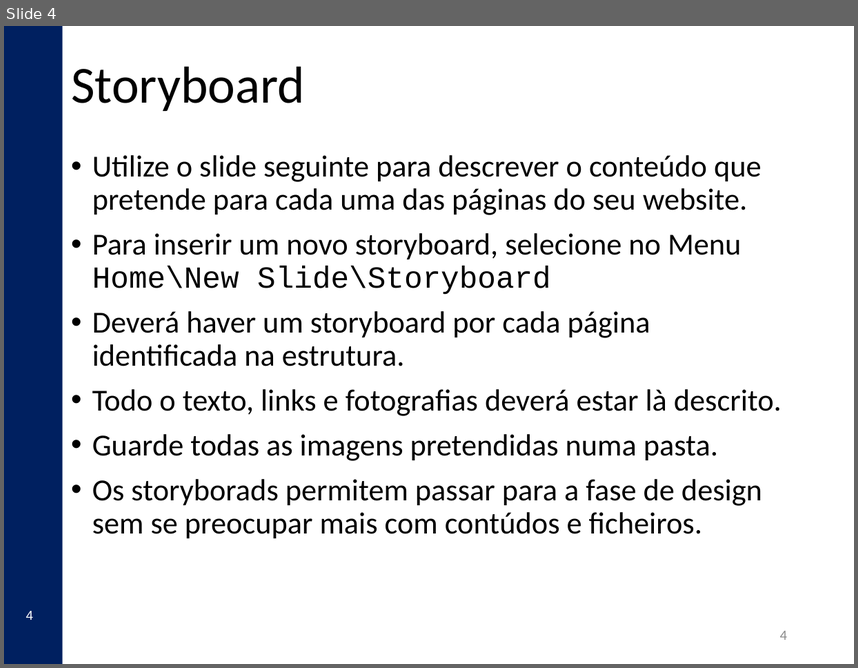
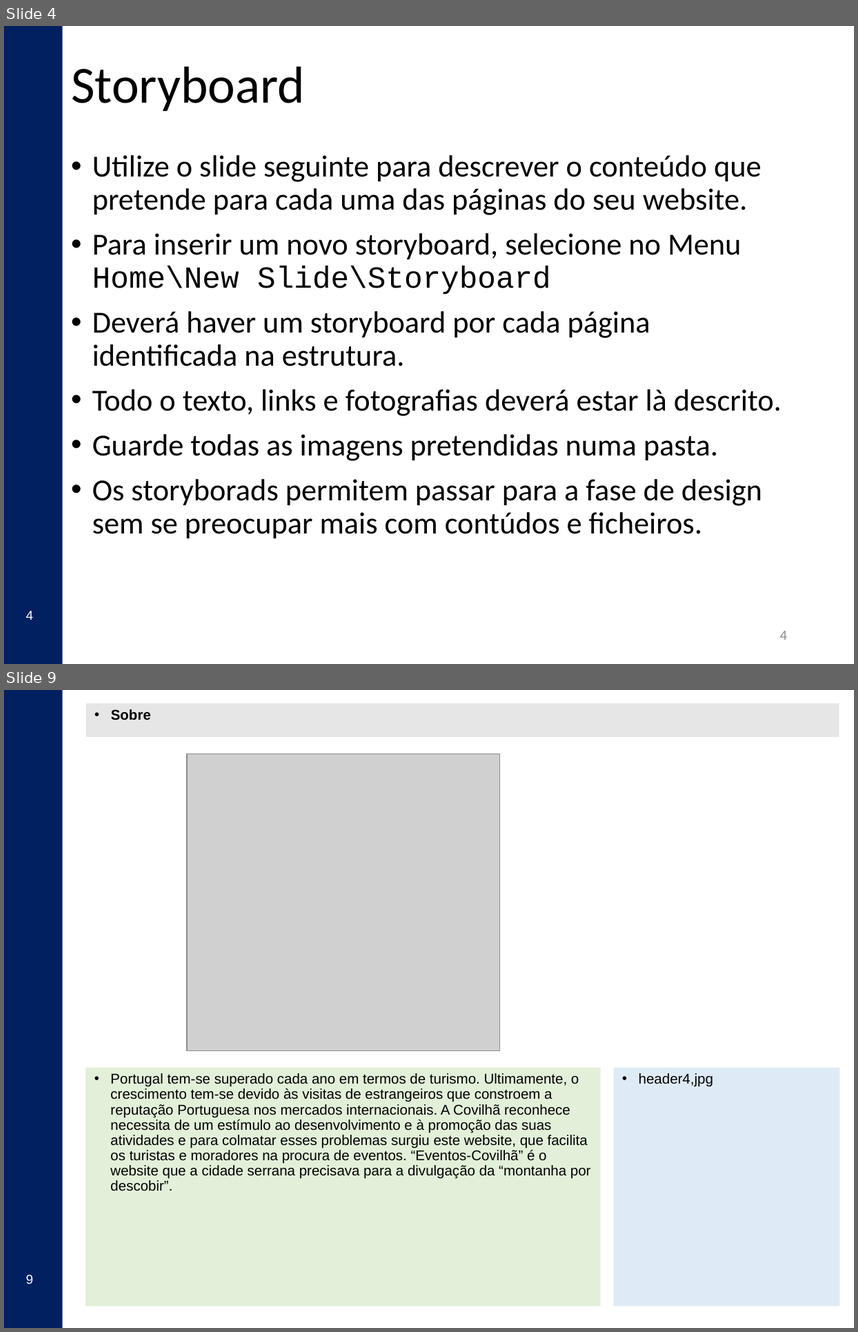
Before and after one commit to Gabulhas/CompWeb, a slide deck: UBI_CompWeb_2018_templates.pptx. Shown one above the other, each under a label of ours: slide 4 before the commit, slides 4 and 9 after it; the slides between them are not shown. The pictures are 858x668 and 858x1332 pixels, drawn with LibreOffice and Linux fonts; fonts in the diff are those of the drawing; grey boxes stand for pictures; background and template pictures are left out. Boxes give left, top, right and bottom in pixels: in the first picture for what was removed or moved away, otherwise in the second. Text is boxed around its words. In the diff, an @@ line names an element or a change of style, - is before the commit and + after.

```diff
--- a/UBI_CompWeb_2018_templates.pptx
+++ b/UBI_CompWeb_2018_templates.pptx
@@ slide 9 added at (x1=4, y1=690, x2=854, y2=1328), background #FFFFFF; not listed: 3 template elements that a slide beside it also shows @@
@@ text added at (x1=85, y1=704, x2=839, y2=737), fill #E7E6E6, 12 pt, text #000000, bold @@
+• Sobre
@@ picture added at (x1=187, y1=753, x2=499, y2=1050) @@
@@ text added at (x1=85, y1=1067, x2=601, y2=1306), fill #E2F0D9, 12 pt, text #000000 @@
+• Portugal tem-se superado cada ano em termos de turismo. Ultimamente, o crescimento tem-se devido às visitas de estrangeiros que constroem a reputação Portuguesa nos mercados internacionais. A Covilhã reconhece necessita de um estímulo ao desenvolvimento e à promoção das suas atividades e para colmatar esses problemas surgiu este website, que facilita os turistas e moradores na procura de eventos. “Eventos-Covilhã” é o website que a cidade serrana precisava para a divulgação da “montanha por descobir”.
@@ text added at (x1=613, y1=1067, x2=840, y2=1306), fill #DEEBF7, 12 pt, text #000000 @@
+• header4,jpg
```
Also in this commit, not shown: 2 slides changed, 3 other slides added, 10 slides removed, 5 other files.
